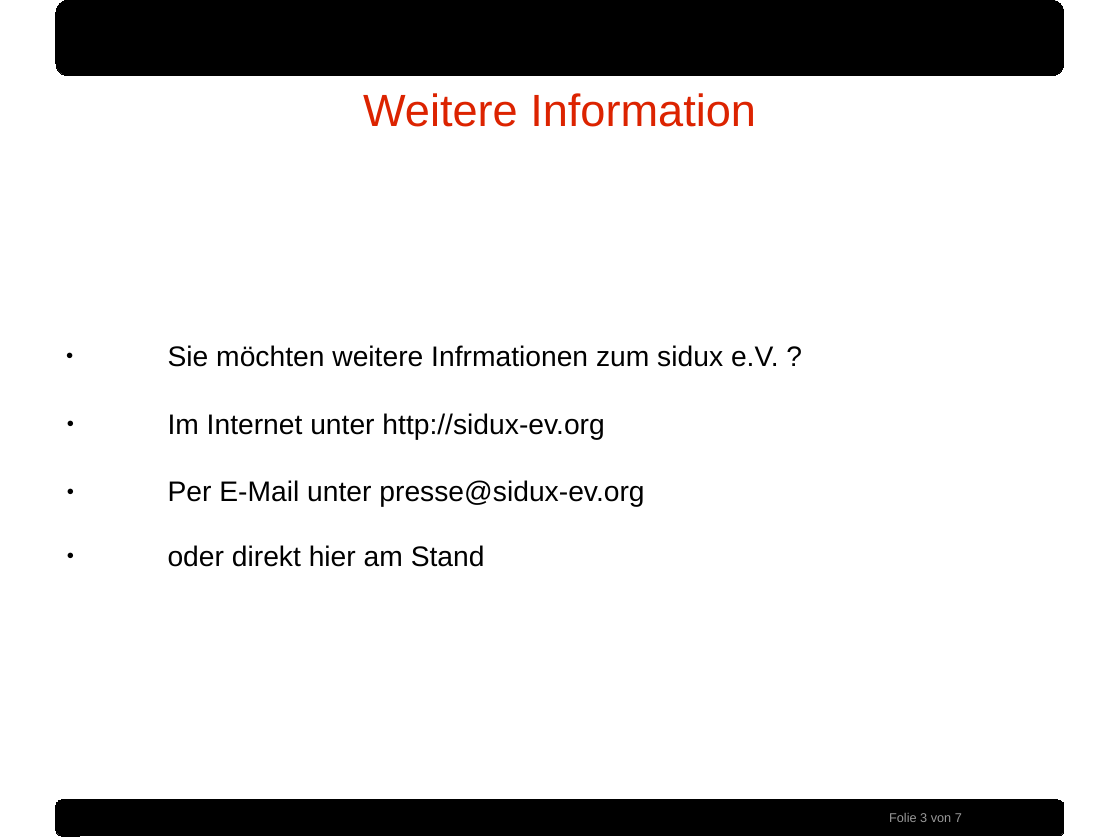
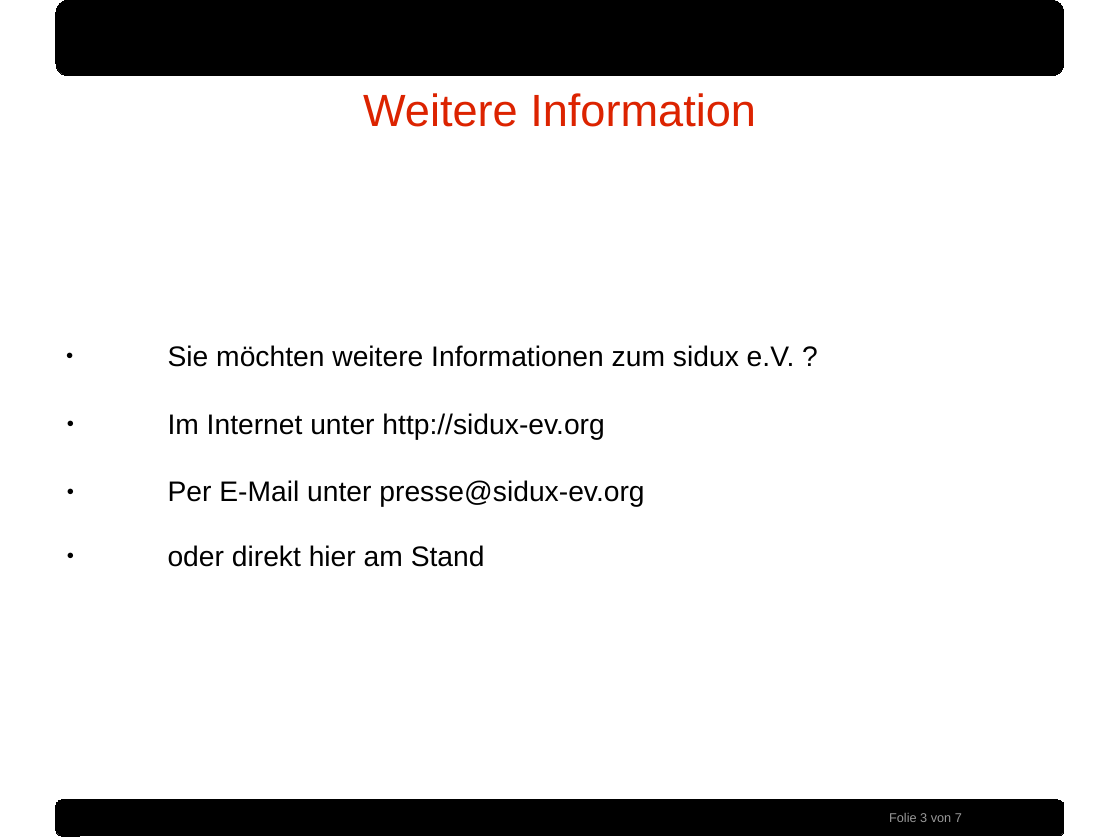
Before and after one commit to sidux-ev/praesentation, a slide deck: slide 3 of bin/froscon2012.odp. Drawn at 1120x840 pixels with LibreOffice and Linux fonts; fonts in the diff are those of the drawing; background and template pictures are left out. Boxes give left, top, right and bottom in pixels: in the first picture for what was removed or moved away, otherwise in the second. Text is boxed around its words. In the diff, an @@ line names an element or a change of style, - is before the commit and + after.

```diff
--- a/bin/froscon2012.odp
+++ b/bin/froscon2012.odp
@@ text at [168, 345, 795, 367]: text changed @@
-● Sie möchten weitere Infrmationen zum sidux e.V. ?
+● Sie möchten weitere Informationen zum sidux e.V. ?
```
Also in this commit, not shown: 1 other slide changed.
